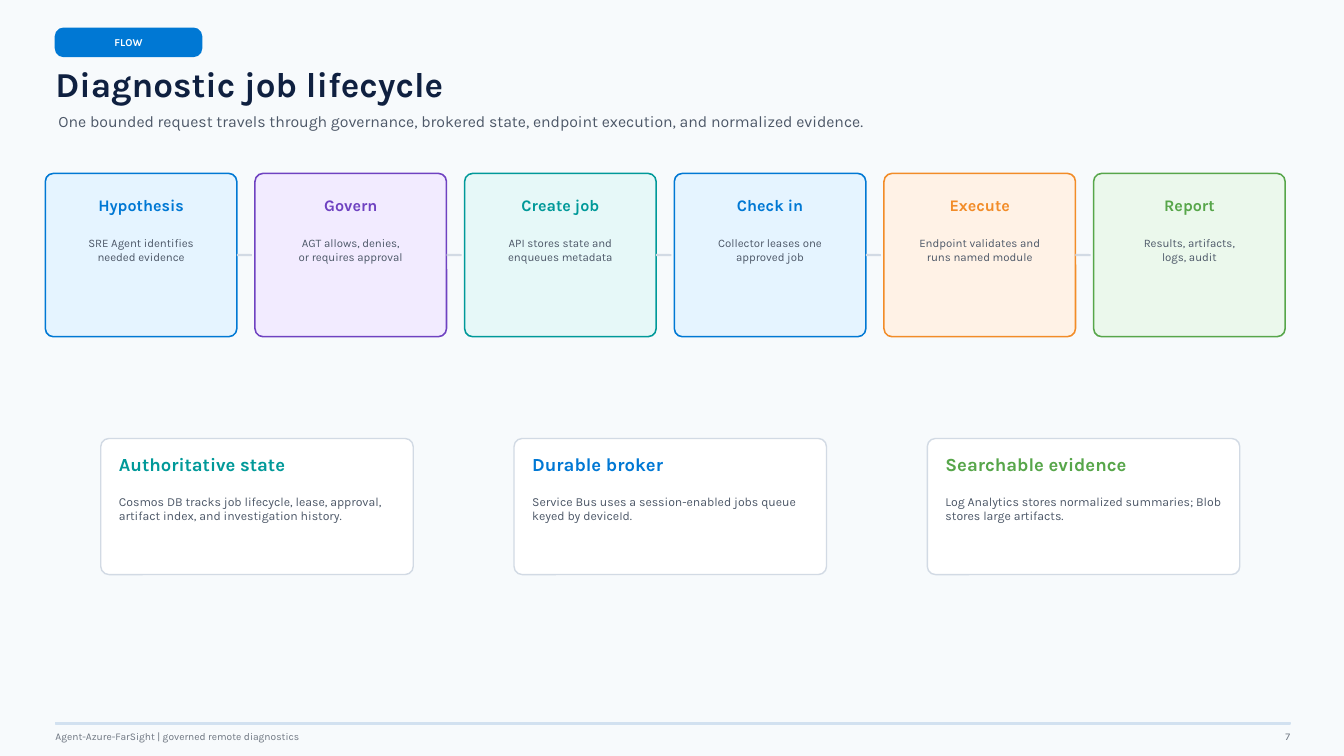
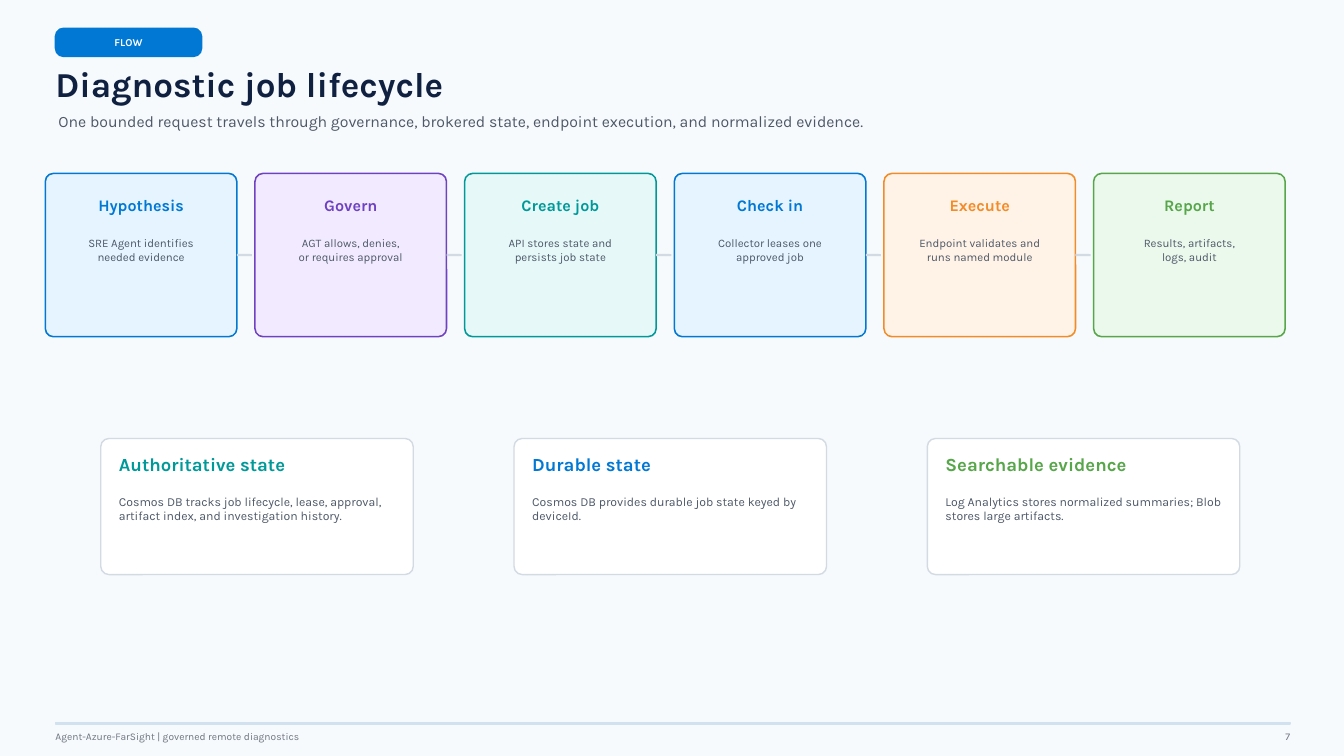
Before and after one commit to MikeCer/agent-azure-farsight, a slide deck: slide 7 of docs/presentations/agent-azure-farsight-overview.pptx. Drawn at 1344x756 pixels with LibreOffice and Linux fonts; fonts in the diff are those of the drawing. Boxes give left, top, right and bottom in pixels: in the first picture for what was removed or moved away, otherwise in the second. Text is boxed around its words. In the diff, an @@ line names an element or a change of style, - is before the commit and + after.

```diff
--- a/docs/presentations/agent-azure-farsight-overview.pptx
+++ b/docs/presentations/agent-azure-farsight-overview.pptx
@@ text at (515, 253, 606, 264): text changed @@
-enqueues metadata
+persists job state
@@ text at (532, 458, 651, 472): text changed @@
-Durable broker
+Durable state
@@ text at (532, 497, 796, 520): text changed @@
-Service Bus uses a session-enabled jobs queue keyed by deviceId.
+Cosmos DB provides durable job state keyed by deviceId.
```
Also in this commit, not shown: 7 other slides changed, 4 other files.
